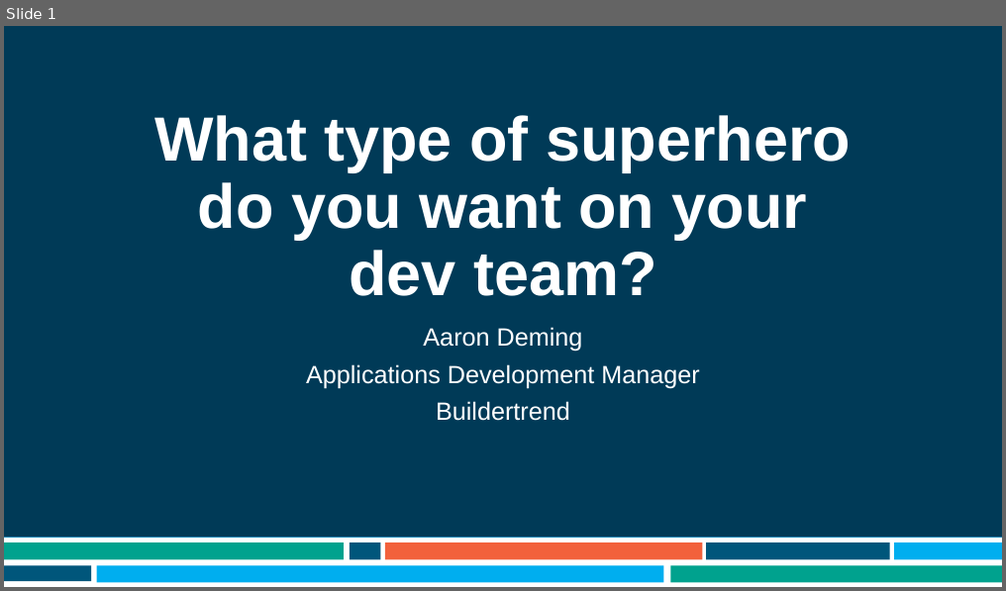
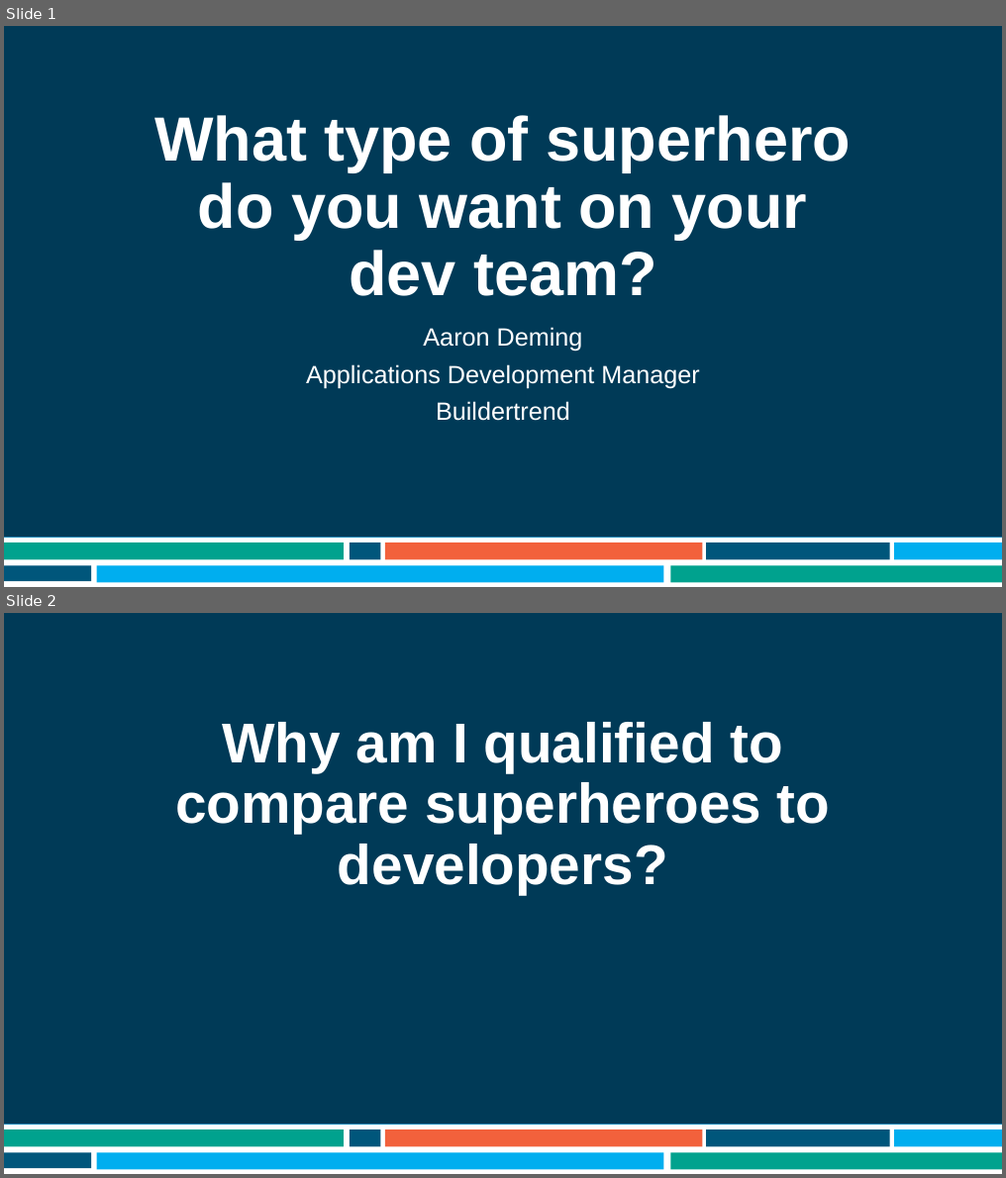
Before and after one commit to ademing/nebraska-code-2021, a slide deck: Presentation.pptx. Shown one above the other, each under a label of ours: slide 1 before the commit, slides 1 and 2 after it. The pictures are 1006x591 and 1006x1178 pixels, drawn with LibreOffice and Linux fonts; fonts in the diff are those of the drawing; background and template pictures are left out. Boxes give left, top, right and bottom in pixels: in the first picture for what was removed or moved away, otherwise in the second. Text is boxed around its words. In the diff, an @@ line names an element or a change of style, - is before the commit and + after.

```diff
--- a/Presentation.pptx
+++ b/Presentation.pptx
@@ slide 2 added at box(4, 613, 1002, 1174), background #FFFFFF; not listed: 10 template elements that a slide beside it also shows @@
@@ title added at box(175, 722, 830, 894), 54 pt, text #FFFFFF, bold @@
+Why am I qualified to compare superheroes to developers?
```
Also in this commit, not shown: 5 other slides added.
